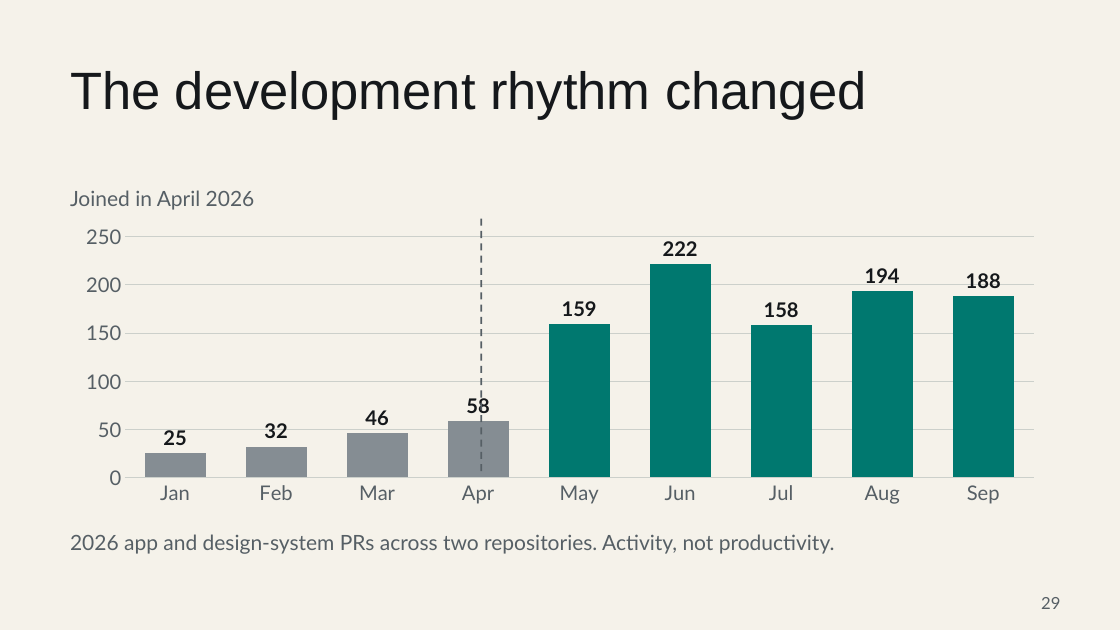
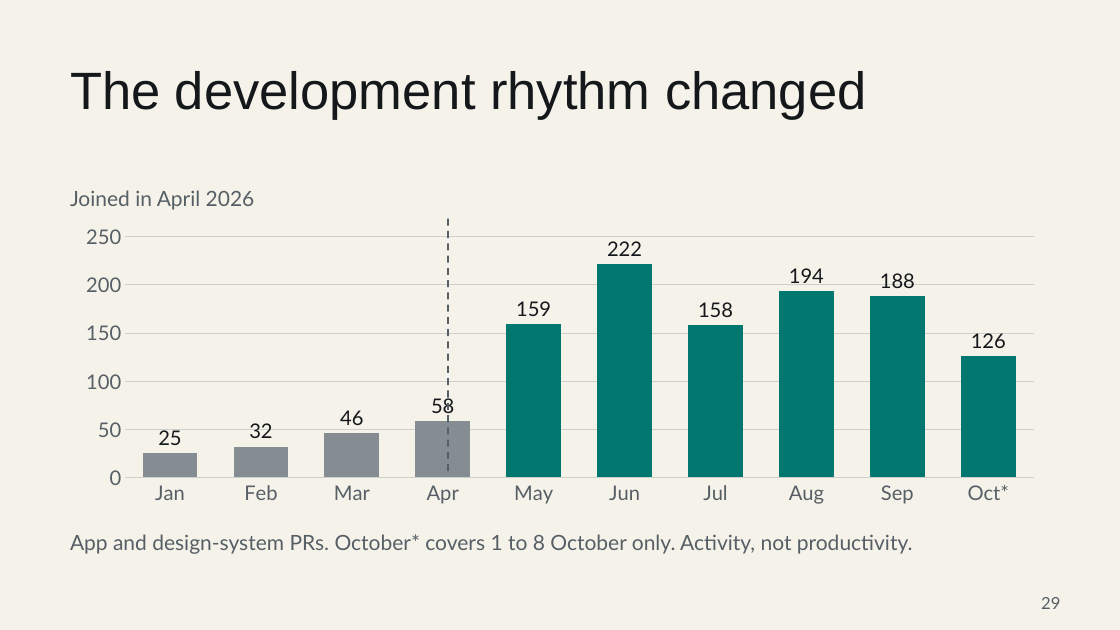
Before and after one commit to JohnAdib/mradib.com, a slide deck: slide 29 of resources/talks/beyond-the-qa-bottleneck.pptx. Drawn at 1120x630 pixels with LibreOffice and Linux fonts; fonts in the diff are those of the drawing. Boxes give left, top, right and bottom in pixels: in the first picture for what was removed or moved away, otherwise in the second. Text is boxed around its words. In the diff, an @@ line names an element or a change of style, - is before the commit and + after.

Commit message:
Update QA article and talk with October evidence and confirmed event (#167)

```diff
--- a/resources/talks/beyond-the-qa-bottleneck.pptx
+++ b/resources/talks/beyond-the-qa-bottleneck.pptx
@@ column chart at (66,218,1054,511) @@
-categories: Jan, Feb, Mar, Apr, May, Jun, Jul, Aug, Sep
+categories: Jan, Feb, Mar, Apr, May, Jun, Jul, Aug, Sep, Oct*
-Series 1: 25, 32, 46, 58, 159, 222, 158, 194, 188
+Series 1: 25, 32, 46, 58, 159, 222, 158, 194, 188, 126
@@ data labels of Series 1 changed @@
@@ lettering changed @@
@@ line moved from (481, 218) - (481, 476) to (448, 218) - (448, 476) @@
@@ text at (70,534,913,554): text changed @@
-2026 app and design-system PRs across two repositories. Activity, not productivity.
+App and design-system PRs. October* covers 1 to 8 October only. Activity, not productivity.
```
Also in this commit, not shown: 12 other slides changed, 24 other files.
